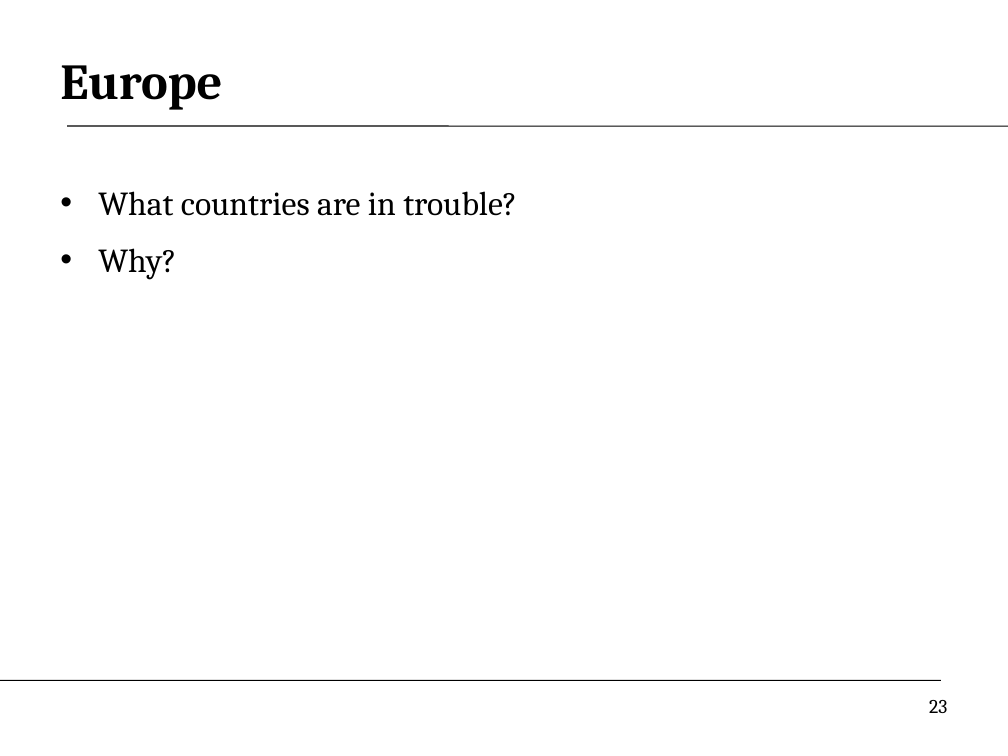
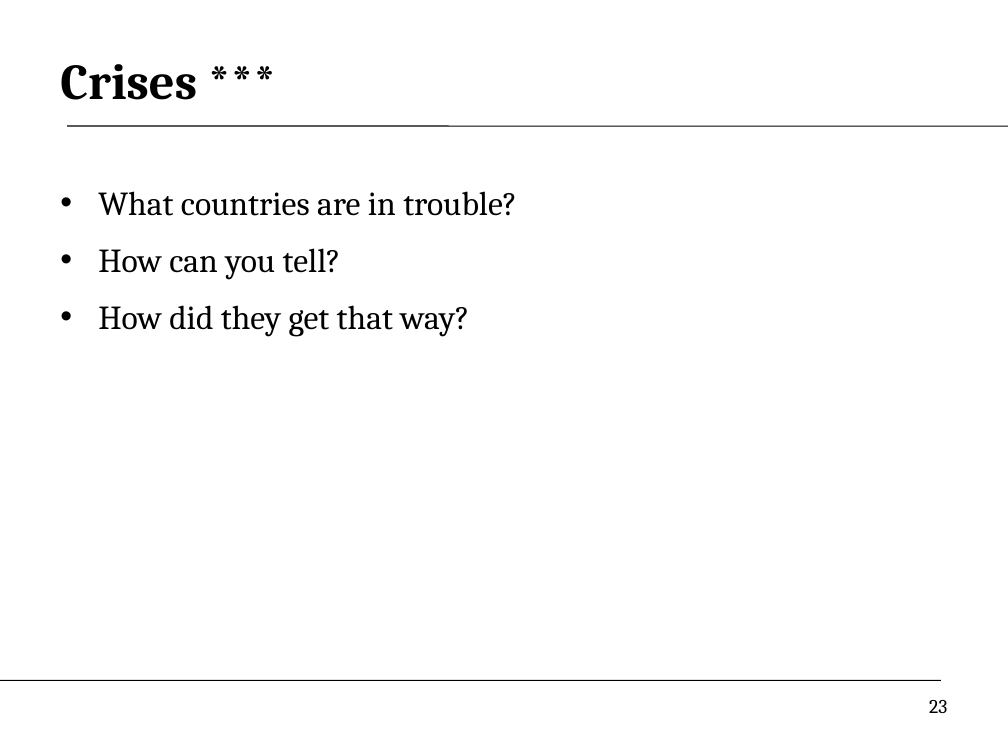
Before and after one commit to DaveBackus/Global_Economy, a slide deck: slide 23 of Slides/slides_intro_f14.pptx. Drawn at 1008x756 pixels with LibreOffice and Linux fonts; fonts in the diff are those of the drawing. Boxes give left, top, right and bottom in pixels: in the first picture for what was removed or moved away, otherwise in the second. Text is boxed around its words. In the diff, an @@ line names an element or a change of style, - is before the commit and + after.

Commit message:
slides updates

```diff
--- a/Slides/slides_intro_f14.pptx
+++ b/Slides/slides_intro_f14.pptx
@@ title at box(60, 64, 197, 100): text changed @@
-Europe
+Crises ***
@@ text at box(98, 248, 469, 337): text changed @@
-• Why?
+• How can you tell?
+• How did they get that way?
```
Also in this commit, not shown: 1 other slide changed, 1 slide added, 12 other files.
